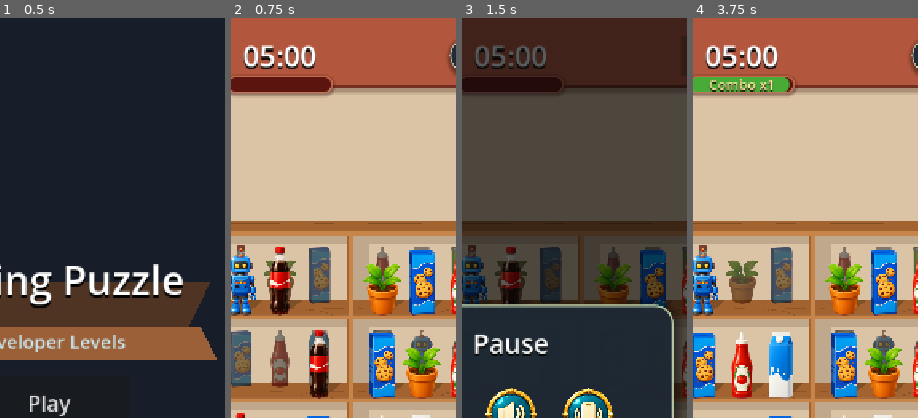
Above: before the commit, frames 1-4 (left to right).
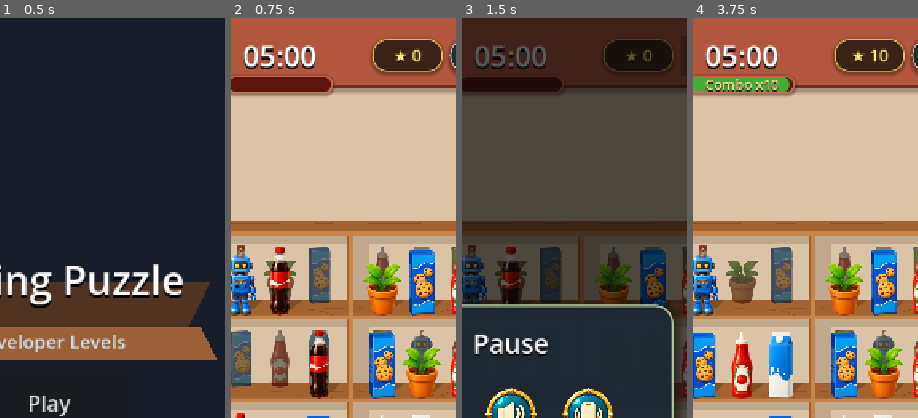
Above: after the commit, the same moments.

Repository: vladeque/sorting-puzzle
Game: Godot game, scene res://scenes/main_menu.tscn
The game is run twice, just before and just after one commit, with the same random seed, the same clock (stepped at 60 frames per second) and the same inputs.
Inputs:
- Up to frame 1 (0.5 s): no input
- Up to frame 2 (0.75 s): click "Play" at 0.5 s
- Up to frame 3 (1.5 s): click "II" at 1.25 s
- Up to frame 4 (3.75 s): click "Continue" at 2 s; click "3" at 2.75 s; click "2" at 3.5 s
The pictures show only the part of the screen within x 39-89%, y 0-50%; the shares and areas given below are measured in that part.

Frame 1 is identical in both runs. In frame 2, 2.8% of the frame differs, in the area x 62-95%, y 5-15%; in frame 3, 2.2%; in frame 4, 3.5%, in the area x 5-95%, y 5-19%.

Commit message:
Add combo star counter

Diff:
--- a/level.tscn
+++ b/level.tscn
@@ -90,6 +90,21 @@
 shadow_size = 10
 shadow_offset = Vector2(0, 4)
 
+[sub_resource type="StyleBoxFlat" id="StyleBoxFlat_star_counter"]
+bg_color = Color(0.18, 0.12, 0.08, 0.86)
+border_width_left = 2
+border_width_top = 2
+border_width_right = 2
+border_width_bottom = 2
+border_color = Color(1, 0.84, 0.32, 0.88)
+corner_radius_top_left = 22
+corner_radius_top_right = 22
+corner_radius_bottom_right = 22
+corner_radius_bottom_left = 22
+shadow_color = Color(0, 0, 0, 0.3)
+shadow_size = 6
+shadow_offset = Vector2(0, 3)
+
 [sub_resource type="StyleBoxFlat" id="StyleBoxFlat_ability_normal"]
 bg_color = Color(0.16, 0.21, 0.27, 0.94)
 border_width_left = 2
@@ -410,6 +425,28 @@
 theme_override_constants/shadow_offset_y = 3
 theme_override_font_sizes/font_size = 28
 text = "Level 1"
+vertical_alignment = 1
+
+[node name="StarCounterLabel" type="Label" parent="UI" unique_id=1248988476]
+anchors_preset = 3
+anchor_left = 1.0
+anchor_top = 1.0
+anchor_right = 1.0
+anchor_bottom = 1.0
+offset_left = -212.0
+offset_top = 34.0
+offset_right = -100.0
+offset_bottom = 86.0
+grow_horizontal = 0
+grow_vertical = 0
+theme_override_colors/font_color = Color(1, 0.92, 0.5, 1)
+theme_override_colors/font_shadow_color = Color(0.08, 0.03, 0.01, 0.82)
+theme_override_constants/shadow_offset_x = 0
+theme_override_constants/shadow_offset_y = 2
+theme_override_font_sizes/font_size = 26
+theme_override_styles/normal = SubResource("StyleBoxFlat_star_counter")
+text = "★ 0"
+horizontal_alignment = 1
 vertical_alignment = 1
 
 [node name="PauseMenuButton" type="Button" parent="UI" unique_id=406101987]
--- a/scripts/level.gd
+++ b/scripts/level.gd
@@ -48,11 +48,14 @@
 const HUD_TOP_MARGIN := 28.0
 const HUD_SIDE_MARGIN := 24.0
 const COMBO_FILL_INSET := 3.0
+const COMBO_VALUE_PER_TRIPLE := 10
 const LEVEL_LABEL_MARGIN_LEFT := 32.0
 const LEVEL_LABEL_TOP := 42.0
 const LEVEL_LABEL_SIZE := Vector2(194, 40)
 const TIMER_LABEL_HEIGHT := 64.0
 const PAUSE_BUTTON_SIZE := Vector2(64, 64)
+const STAR_COUNTER_SIZE := Vector2(112, 52)
+const STAR_COUNTER_GAP := 12.0
 const ABILITY_BAR_HEIGHT := 126.0
 const ABILITY_BAR_DESIGN_BOTTOM_MARGIN := 96.0
 const ABILITY_BAR_SAFE_BOTTOM_PADDING := 24.0
@@ -94,6 +97,7 @@
 var _shelves_root: Node2D
 var _timer_label: Label
 var _level_label: Label
+var _star_counter_label: Label
 var _combo_fill: Control
 var _combo_label: Label
 var _failure_panel: Control
@@ -121,6 +125,7 @@
 var _highlight_timer := 0.0
 var _combo_count := 0
 var _combo_time_remaining := 0.0
+var _stars := 0
 var _highlighted_items: Array[ShelfItem] = []
 var _layout_preset := DEFAULT_LAYOUT_PRESET
 var _rng := RandomNumberGenerator.new()
@@ -146,6 +151,7 @@
 	_drag_layer = get_node("DragLayer") as Node2D
 	_timer_label = get_node("UI/TimerLabel") as Label
 	_level_label = get_node("UI/LevelLabel") as Label
+	_star_counter_label = get_node("UI/StarCounterLabel") as Label
 	_combo_fill = get_node("Background/HudCenterSlot/ComboFill") as Control
 	_combo_label = get_node("Background/HudCenterSlot/ComboLabel") as Label
 	_failure_panel = get_node("UI/FailurePanel") as Control
@@ -169,6 +175,7 @@
 	_collect_slots()
 	_update_level_label()
 	_update_timer_label()
+	_update_star_counter_label()
 	_update_ability_buttons()
 	_update_pause_menu_button()
 
@@ -227,6 +234,16 @@
 		_level_label.offset_top = safe_margins.y + LEVEL_LABEL_TOP
 		_level_label.offset_right = _level_label.offset_left + LEVEL_LABEL_SIZE.x
 		_level_label.offset_bottom = _level_label.offset_top + LEVEL_LABEL_SIZE.y
+
+	if _star_counter_label != null:
+		_star_counter_label.anchor_left = 1.0
+		_star_counter_label.anchor_top = 0.0
+		_star_counter_label.anchor_right = 1.0
+		_star_counter_label.anchor_bottom = 0.0
+		_star_counter_label.offset_right = -(safe_margins.z + HUD_SIDE_MARGIN + PAUSE_BUTTON_SIZE.x + STAR_COUNTER_GAP)
+		_star_counter_label.offset_left = _star_counter_label.offset_right - STAR_COUNTER_SIZE.x
+		_star_counter_label.offset_top = safe_margins.y + HUD_TOP_MARGIN + ((PAUSE_BUTTON_SIZE.y - STAR_COUNTER_SIZE.y) * 0.5)
+		_star_counter_label.offset_bottom = _star_counter_label.offset_top + STAR_COUNTER_SIZE.y
 
 	if _pause_menu_button != null:
 		_pause_menu_button.anchor_left = 1.0
@@ -561,7 +578,9 @@
 	_level_completed = false
 	_level_paused = false
 	_triples_cleared = 0
+	_stars = 0
 	_reset_combo()
+	_update_star_counter_label()
 	_completion_return_time_remaining = 0.0
 	_returning_to_menu = false
 	_failure_panel.visible = false
@@ -1138,7 +1157,7 @@
 
 	_triples_cleared += triple_count
 	if _has_player_started_timer and not _level_failed and not _level_completed:
-		_extend_combo(triple_count)
+		_add_stars(_extend_combo(triple_count))
 
 	var newly_unlocked_shelves := _update_locked_shelves()
 	_queue_shelves_to_resolve(newly_unlocked_shelves)
@@ -1304,17 +1323,49 @@
 	_level_label.text = "Level %d" % selected_level
 
 
-func _extend_combo(triple_count: int) -> void:
+func _update_star_counter_label() -> void:
+	if _star_counter_label == null:
+		return
+
+	var star_text := "★ %d" % _stars
+	var font_size := 26
+	if star_text.length() >= 8:
+		font_size = 18
+	elif star_text.length() >= 7:
+		font_size = 20
+	elif star_text.length() >= 6:
+		font_size = 22
+
+	_star_counter_label.add_theme_font_size_override("font_size", font_size)
+	_star_counter_label.text = star_text
+
+
+func _add_stars(star_count: int) -> void:
+	if star_count <= 0:
+		return
+
+	_stars += star_count
+	_update_star_counter_label()
+
+
+func _extend_combo(triple_count: int) -> int:
 	if triple_count <= 0:
-		return
-
-	if _combo_count <= 0 or _combo_time_remaining <= 0.0:
-		_combo_count = triple_count
-	else:
-		_combo_count += triple_count
+		return 0
+
+	var earned_stars := 0
+	var combo_is_active := _combo_count > 0 and _combo_time_remaining > 0.0
+	for _triple_index in range(triple_count):
+		if not combo_is_active:
+			_combo_count = COMBO_VALUE_PER_TRIPLE
+			combo_is_active = true
+		else:
+			_combo_count += COMBO_VALUE_PER_TRIPLE
+
+		earned_stars += _combo_count
 
 	_combo_time_remaining = maxf(combo_window_seconds, 0.0)
 	_update_combo_hud()
+	return earned_stars
 
 
 func _update_combo_timer(delta: float) -> void:
Not shown, changed: docs/PROJECT_MAP.md
Not shown, changed: docs/SCENES.md
Not shown, changed: docs/SCRIPTS.md
